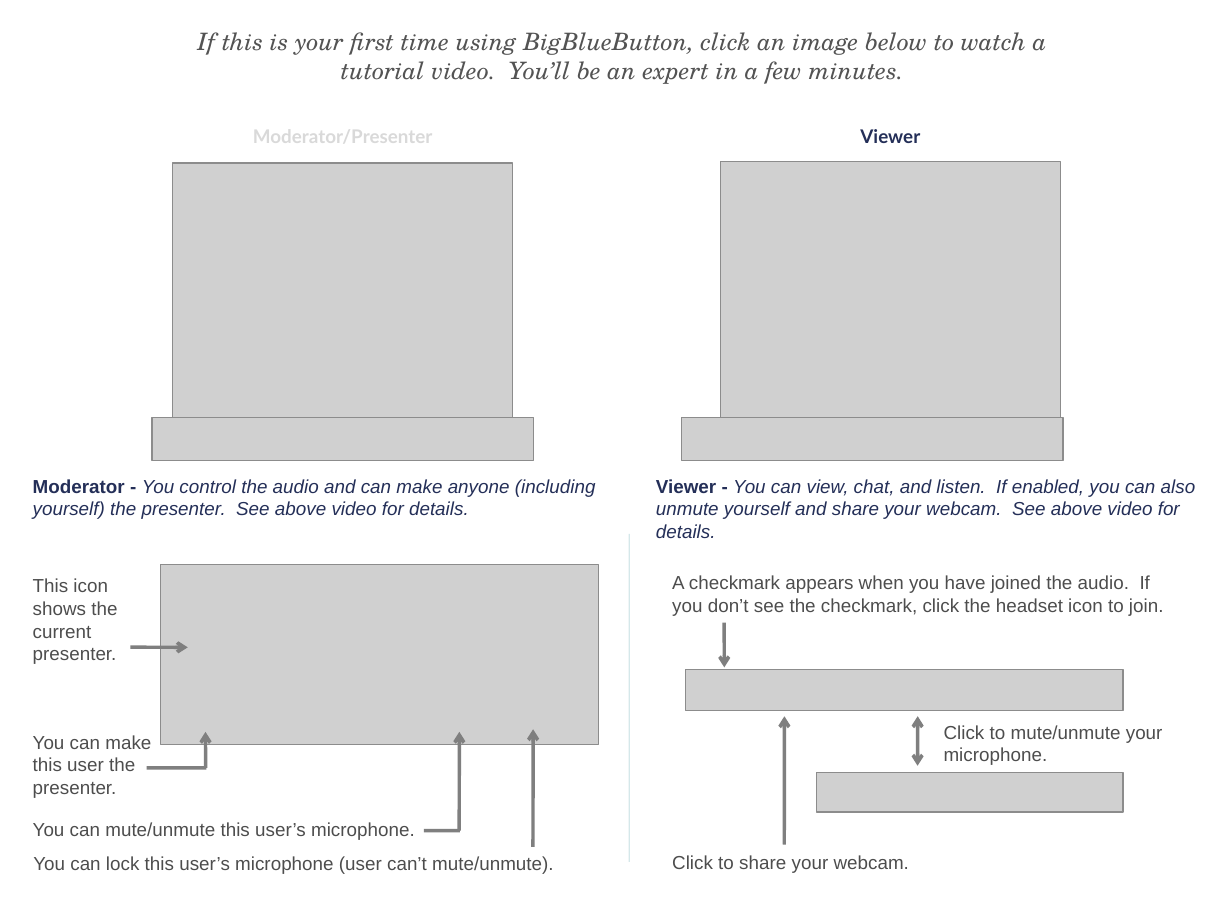
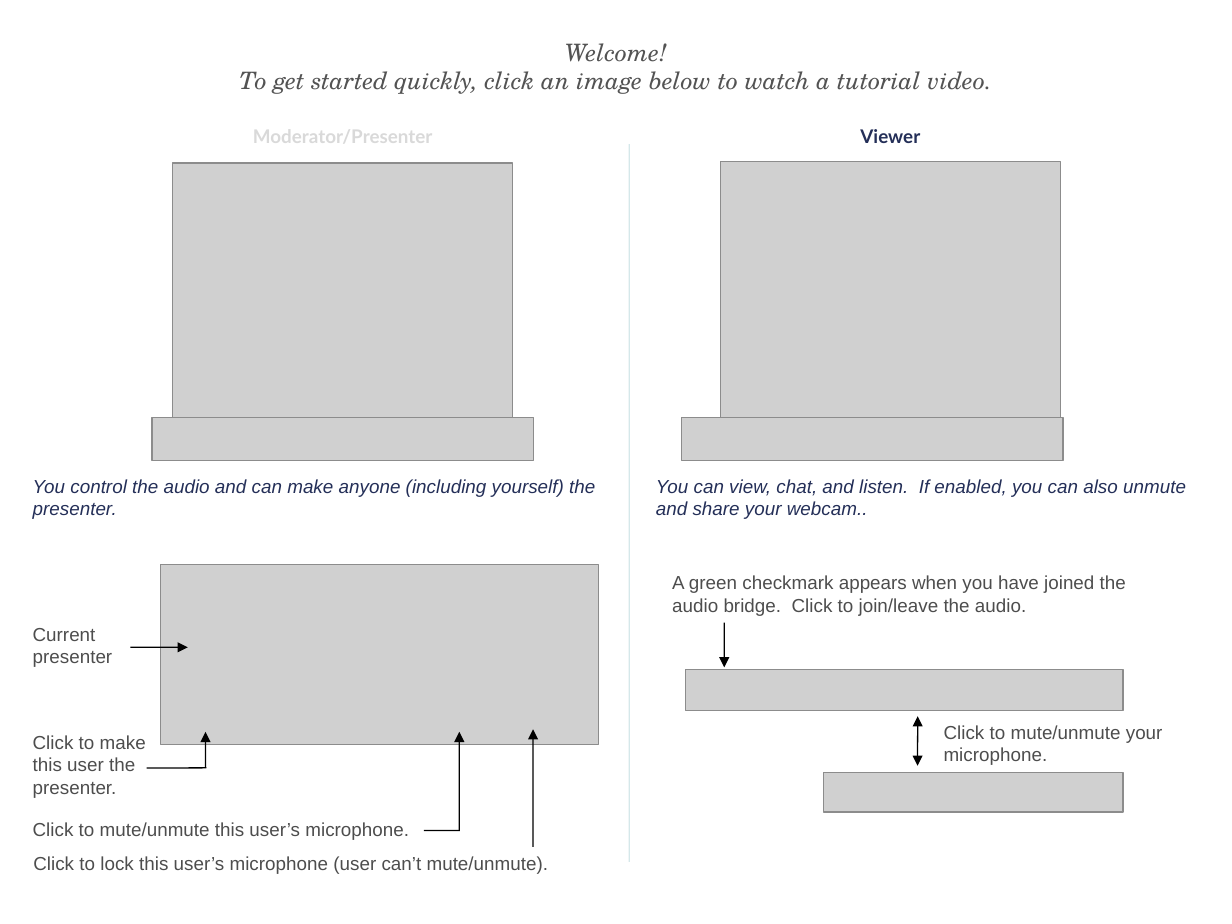
Before and after one commit to 0x01050/BigBlueButton, a slide deck: slide 1 of bigbluebutton-config/web/default.ppt. Drawn at 1232x924 pixels with LibreOffice and Linux fonts; fonts in the diff are those of the drawing; grey boxes stand for pictures; background and template pictures are left out. Boxes give left, top, right and bottom in pixels: in the first picture for what was removed or moved away, otherwise in the second. Text is boxed around its words. In the diff, an @@ line names an element or a change of style, - is before the commit and + after.

Commit message:
Simplifying the default welcome presentation

```diff
--- a/bigbluebutton-config/web/default.ppt
+++ b/bigbluebutton-config/web/default.ppt
@@ text at [239, 43, 991, 94]: text changed @@
-If this is your first time using BigBlueButton, click an image below to watch a tutorial video. You’ll be an expert in a few minutes.
+Welcome!
+To get started quickly, click an image below to watch a tutorial video.
@@ line added from (630, 144) to (630, 862), #D5E8EA 0.74 pt @@
@@ text at [33, 479, 595, 519]: text changed @@
-Moderator - You control the audio and can make anyone (including yourself) the presenter. See above video for details.
+You control the audio and can make anyone (including yourself) the presenter.
@@ text at [656, 479, 1186, 519]: text changed @@
-Viewer - You can view, chat, and listen. If enabled, you can also unmute yourself and share your webcam. See above video for details.
+You can view, chat, and listen. If enabled, you can also unmute and share your webcam..
@@ text at [672, 575, 1126, 616]: text changed @@
-A checkmark appears when you have joined the audio. If you don’t see the checkmark, click the headset icon to join.
+A green checkmark appears when you have joined the audio bridge. Click to join/leave the audio.
@@ text at [33, 628, 113, 667]: text changed @@
-This icon shows the current presenter.
+Current presenter
@@ arrow (724, 622) - (724, 668): stroke #7F7F7F 2.01 pt to #000000 0.74 pt; arrowheads changed @@
@@ arrow (131, 647) - (187, 647): stroke #7F7F7F 2.01 pt to #000000 0.74 pt; arrowheads changed @@
@@ arrow removed from (785, 844) to (785, 716) @@
@@ double arrow (918, 766) - (918, 716): stroke #7F7F7F 2.01 pt to #000000 0.74 pt; arrowheads changed @@
@@ text at [33, 735, 146, 798]: text changed @@
-You can make this user the presenter.
+Click to make this user the presenter.
@@ arrow (206, 768) - (206, 732): stroke #7F7F7F 2.01 pt to #000000 0.74 pt; arrowheads changed @@
@@ arrow (460, 830) - (460, 732): stroke #7F7F7F 2.01 pt to #000000 0.74 pt; arrowheads changed @@
@@ arrow (533, 846) - (533, 729): stroke #7F7F7F 2.01 pt to #000000 0.74 pt; arrowheads changed @@
@@ line (207, 768) - (147, 768): stroke #7F7F7F 2.01 pt to #000000 0.74 pt @@
@@ picture: place and size @@
-picture at [817, 772, 1124, 812]
+picture at [824, 772, 1124, 812]
@@ text at [33, 822, 409, 840]: text changed @@
-You can mute/unmute this user’s microphone.
+Click to mute/unmute this user’s microphone.
@@ line (424, 830) - (460, 830): stroke #7F7F7F 2.01 pt to #000000 0.74 pt @@
@@ text at [33, 856, 548, 874]: text changed @@
-You can lock this user’s microphone (user can’t mute/unmute).
+Click to lock this user’s microphone (user can’t mute/unmute).
@@ text removed at [672, 855, 909, 873] @@
-Click to share your webcam.
```
Also in this commit, not shown: 1 other file.
